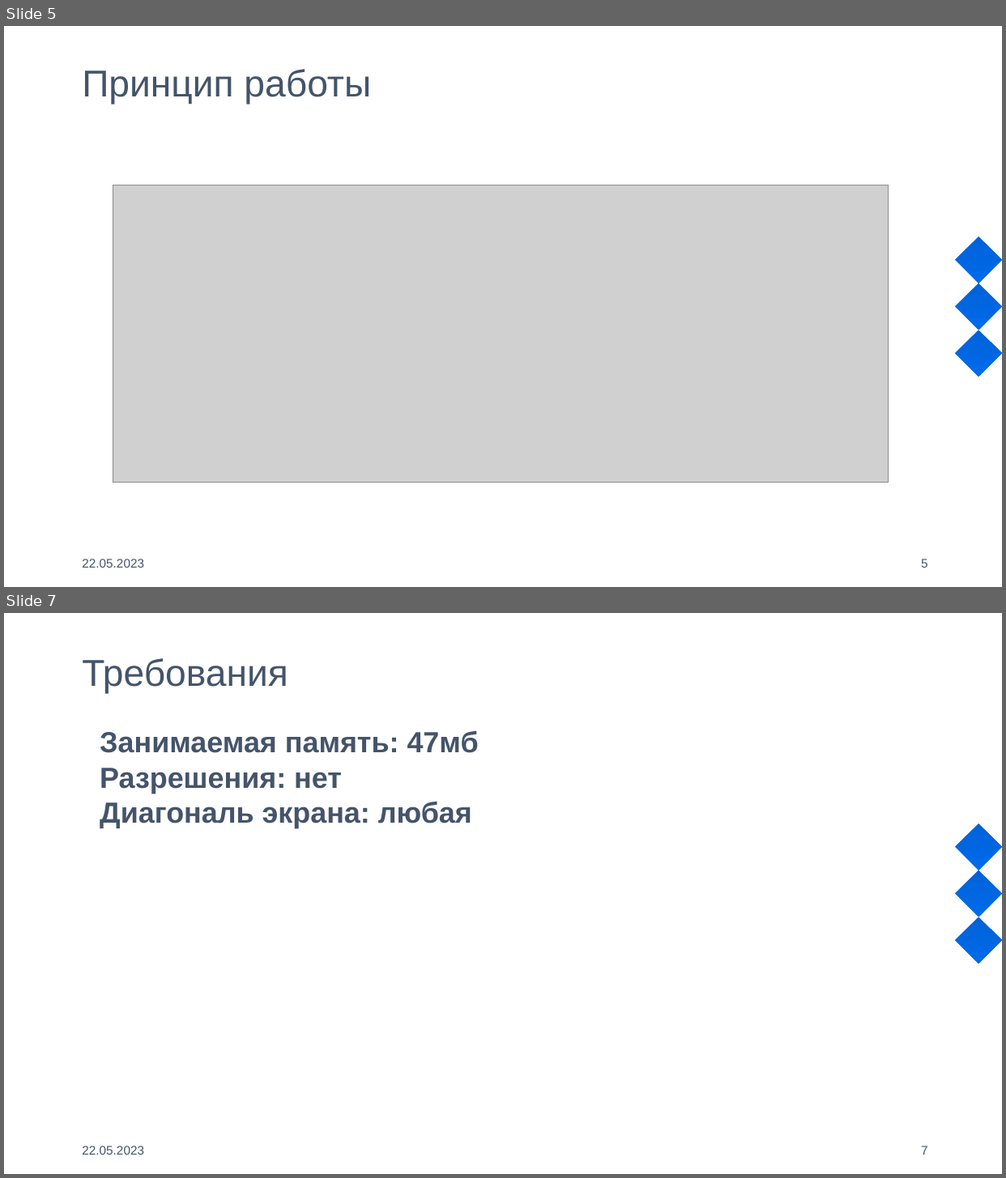
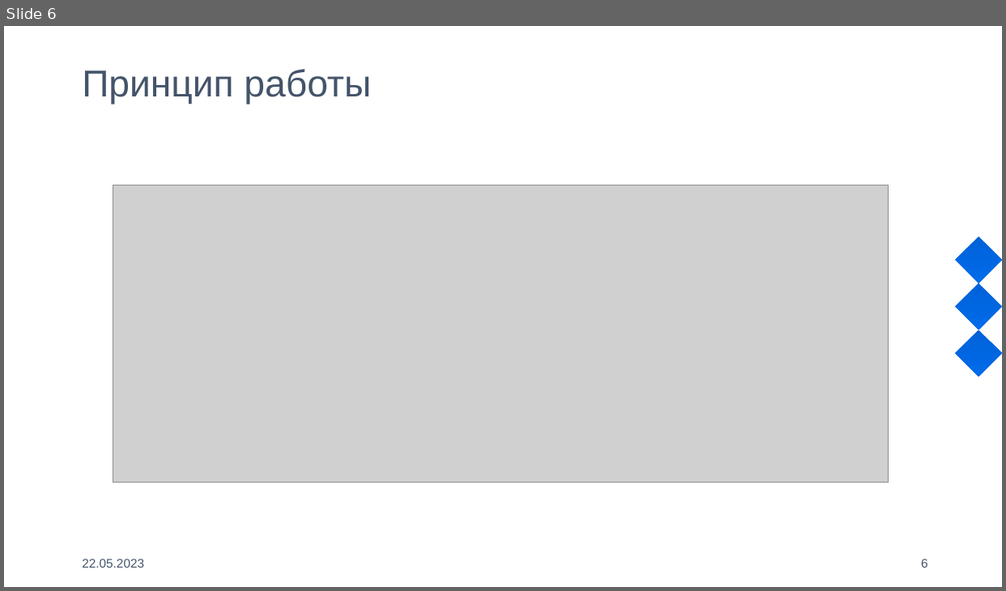
Before and after one commit to Vova-SH/SamsungGraduationWorks, a slide deck: 2023/Projects/Кауфман Яна и Пономарев Арсений/tracksandbingo.pptx. Shown one above the other, each under a label of ours: slides 5 and 7 before the commit, slide 6 after it; the slides between them are not shown. The pictures are 1006x1178 and 1006x591 pixels, drawn with LibreOffice and Linux fonts; fonts in the diff are those of the drawing; grey boxes stand for pictures; background and template pictures are left out. Boxes give left, top, right and bottom in pixels: in the first picture for what was removed or moved away, otherwise in the second. Text is boxed around its words. In the diff, an @@ line names an element or a change of style, - is before the commit and + after.

```diff
--- a/2023/Projects/Кауфман Яна и Пономарев Арсений/tracksandbingo.pptx
+++ b/2023/Projects/Кауфман Яна и Пономарев Арсений/tracksandbingo.pptx
@@ slide 7 removed at box(4, 613, 1002, 1174), background #FFFFFF; not listed: 3 template elements that a slide beside it also shows @@
@@ rectangle removed at box(4, 613, 1002, 644) @@
@@ title removed at box(82, 658, 288, 694) @@
-Требования
@@ text removed at box(100, 730, 479, 828) @@
-Занимаемая память: 47мб
-Разрешения: нет
-Диагональ экрана: любая
@@ text removed at box(82, 1146, 144, 1155) @@
-22.05.2023
@@ page number removed at box(921, 1146, 928, 1155) @@
-7
@@ what was slide 5 is now slide 6 @@
@@ page number at box(921, 559, 928, 568): text changed @@
-5
+6
```
Also in this commit, not shown: 6 slides changed, 4 slides added, 33 other files.
